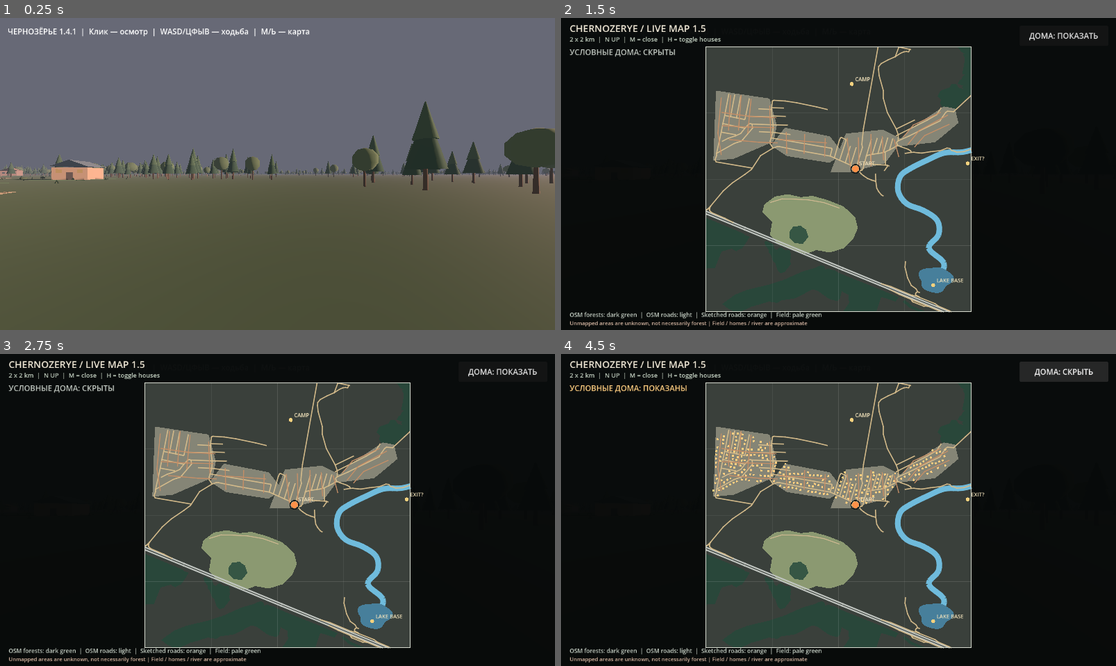
Above: before the commit, frames 1-4 (two rows, left to right).
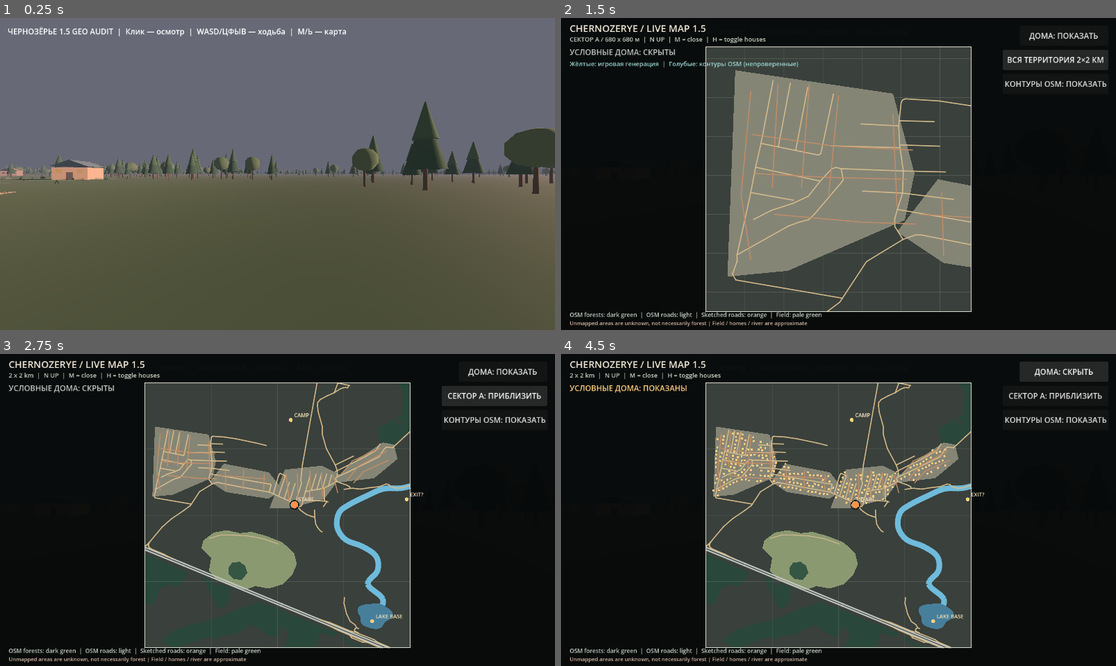
Above: after the commit, the same moments.

Repository: blacklambcult/chernozerye
Game: Godot game, scene res://main.tscn
The game is run twice, just before and just after one commit, with the same random seed, the same clock (stepped at 60 frames per second) and the same inputs.
Inputs (mouse positions are in pixels of both pictures, inside the frame that each line leads up to):
- Up to frame 1 (0.25 s): no input
- Up to frame 2 (1.5 s): tap Enter at 0.5 s; move the mouse to (960, 158) at 0.52 s; hold D 0.53-1.25 s; tap M at 0.6 s; click (960, 158) at 0.67 s; tap Space at 0.77 s; click (1054, 58) at 1.25 s, where only the run after the commit has a clickable "СЕКТОР A: ПРИБЛИЗИТЬ"
- Up to frame 3 (2.75 s): click (493, 394) at 2 s, where only the run after the commit has a clickable "ВСЯ ТЕРРИТОРИЯ 2×2 КМ"
- Up to frame 4 (4.5 s): click (1054, 419) at 2.75 s, where only the run after the commit has a clickable "КОНТУРЫ OSM: ПОКАЗАТЬ"; click (1054, 419) at 3.5 s, where only the run after the commit has a clickable "КОНТУРЫ OSM: СКРЫТЬ"; click "ДОМА: ПОКАЗАТЬ" at 4.25 s

The runs differ from the first frame. In frame 1, 0.6% of the frame differs, in the area x 11-63%, y 3-7%; in frame 2, 21%, in the area x 1-99%, y 6-95%; in frame 3, 1.4%; in frame 4, 0.4%.

Commit message:
feat: add sector A zoom and OSM footprint layer buttons to in-game map

Diff:
--- a/godot/world.gd
+++ b/godot/world.gd
@@ -9,7 +9,7 @@
         return
     var geo := get_node_or_null("GeographyBlockoutV07")
     if geo != null and bool(geo.get("generated_ready")):
-        _status_label.text = "ЧЕРНОЗЁРЬЕ 1.4.1  |  Клик — осмотр  |  WASD/ЦФЫВ — ходьба  |  M/Ь — карта"
+        _status_label.text = "ЧЕРНОЗЁРЬЕ 1.5 GEO AUDIT  |  Клик — осмотр  |  WASD/ЦФЫВ — ходьба  |  M/Ь — карта"
         set_process(false)
 
 func _ready() -> void:
@@ -198,7 +198,7 @@
 func _create_label() -> void:
     var layer := CanvasLayer.new()
     var label := Label.new()
-    label.text = "ЧЕРНОЗЁРЬЕ 1.4.1  |  Загрузка домов и леса..."
+    label.text = "ЧЕРНОЗЁРЬЕ 1.5 GEO AUDIT  |  Загрузка домов и леса..."
     label.position = Vector2(16, 16)
     layer.add_child(label)
     add_child(layer)
@@ -353,6 +353,8 @@
 var overview_layer: CanvasLayer
 var map_panel: Control
 var houses_button: Button
+var sector_button: Button
+var osm_button: Button
 
 func _create_overview_map() -> void:
     overview_layer = CanvasLayer.new()
@@ -382,6 +384,38 @@
     houses_button.offset_bottom = 58.0
     houses_button.pressed.connect(_toggle_houses)
 
+    sector_button = Button.new()
+    sector_button.text = "СЕКТОР A: ПРИБЛИЗИТЬ"
+    map_root.add_child(sector_button)
+    sector_button.set_anchors_preset(Control.PRESET_TOP_RIGHT)
+    sector_button.offset_left = -235.0
+    sector_button.offset_top = 66.0
+    sector_button.offset_right = -16.0
+    sector_button.offset_bottom = 108.0
+    sector_button.pressed.connect(_toggle_sector_a)
+
+    osm_button = Button.new()
+    osm_button.text = "КОНТУРЫ OSM: ПОКАЗАТЬ"
+    map_root.add_child(osm_button)
+    osm_button.set_anchors_preset(Control.PRESET_TOP_RIGHT)
+    osm_button.offset_left = -235.0
+    osm_button.offset_top = 116.0
+    osm_button.offset_right = -16.0
+    osm_button.offset_bottom = 158.0
+    osm_button.pressed.connect(_toggle_osm_buildings)
+
+func _toggle_sector_a() -> void:
+    var zoom := not bool(map_panel.get("sector_a_zoom"))
+    map_panel.set("sector_a_zoom", zoom)
+    sector_button.text = "ВСЯ ТЕРРИТОРИЯ 2×2 КМ" if zoom else "СЕКТОР A: ПРИБЛИЗИТЬ"
+    map_panel.queue_redraw()
+
+func _toggle_osm_buildings() -> void:
+    var show := not bool(map_panel.get("show_osm_buildings"))
+    map_panel.set("show_osm_buildings", show)
+    osm_button.text = "КОНТУРЫ OSM: СКРЫТЬ" if show else "КОНТУРЫ OSM: ПОКАЗАТЬ"
+    map_panel.queue_redraw()
+
 func _toggle_houses() -> void:
     var show := not bool(map_panel.get("show_houses"))
     map_panel.set("show_houses", show)
